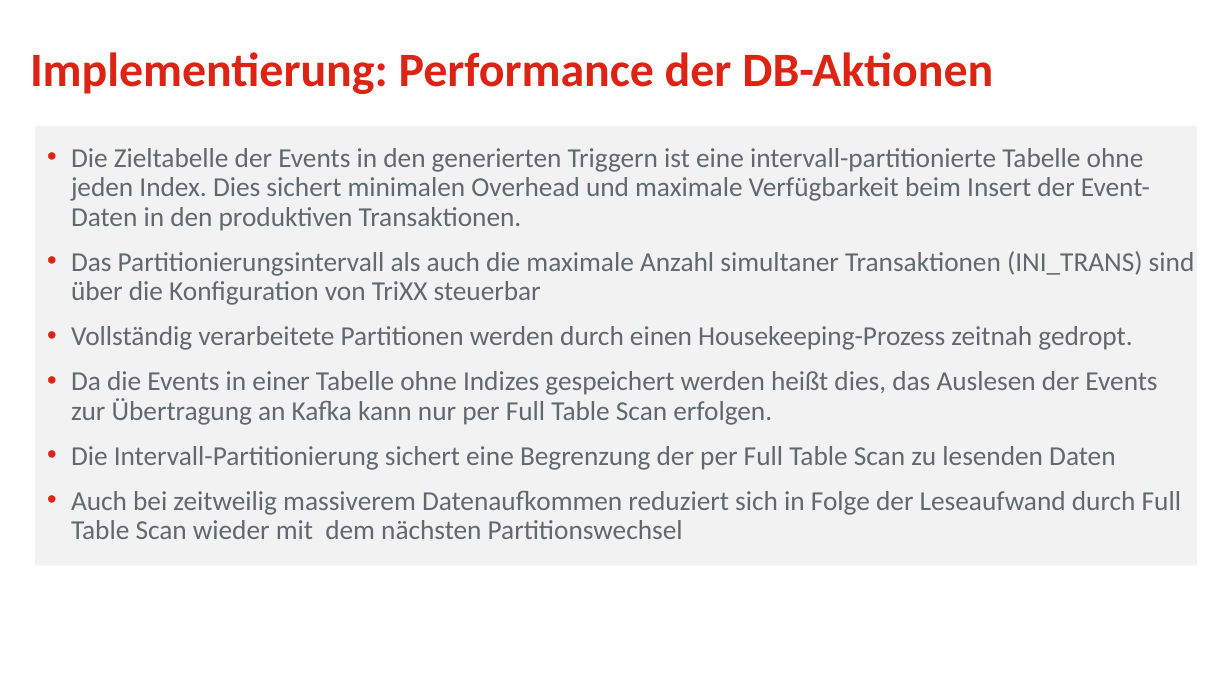
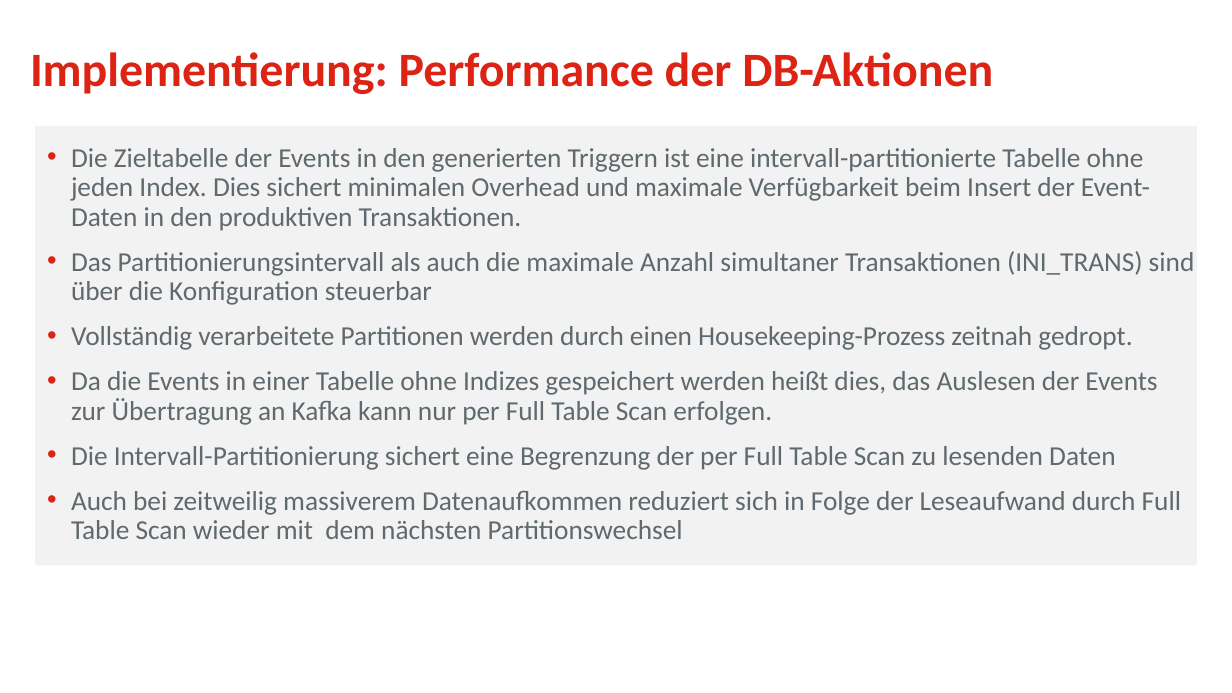
Before and after one commit to osp-ottogroup/movex-cdc, a slide deck: slide 20 of doc/2021-12_TriXX_IT-Tage.pptx. Drawn at 1232x693 pixels with LibreOffice and Linux fonts; fonts in the diff are those of the drawing; background and template pictures are left out. Boxes give left, top, right and bottom in pixels: in the first picture for what was removed or moved away, otherwise in the second. Text is boxed around its words. In the diff, an @@ line names an element or a change of style, - is before the commit and + after.

```diff
--- a/doc/2021-12_TriXX_IT-Tage.pptx
+++ b/doc/2021-12_TriXX_IT-Tage.pptx
@@ text in rectangle at (71,251,1195,305): text changed @@
-• Das Partitionierungsintervall als auch die maximale Anzahl simultaner Transaktionen (INI_TRANS) sind über die Konfiguration von TriXX steuerbar
+• Das Partitionierungsintervall als auch die maximale Anzahl simultaner Transaktionen (INI_TRANS) sind über die Konfiguration steuerbar
```
Also in this commit, not shown: 11 other slides changed, 4 other files.
